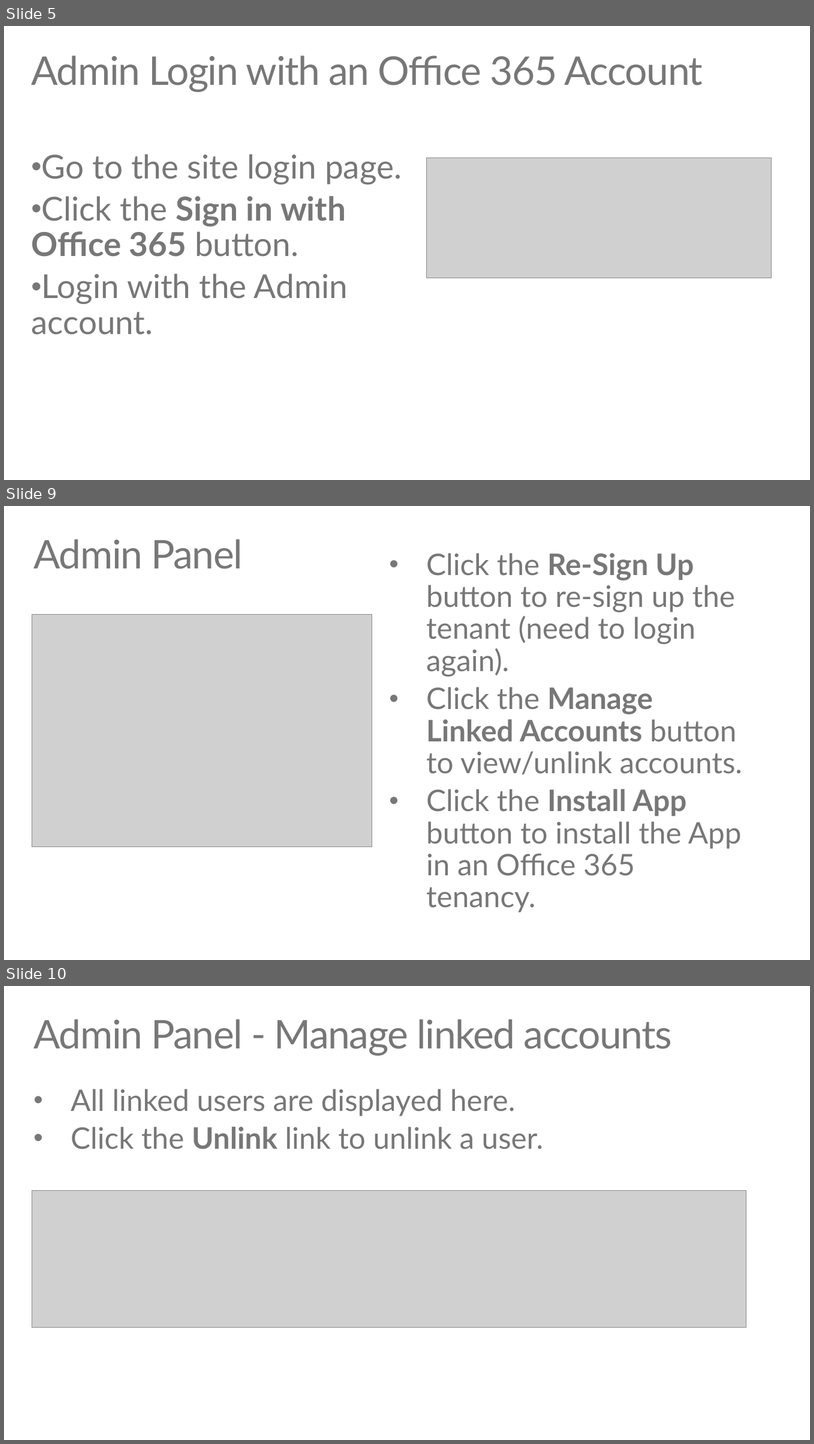
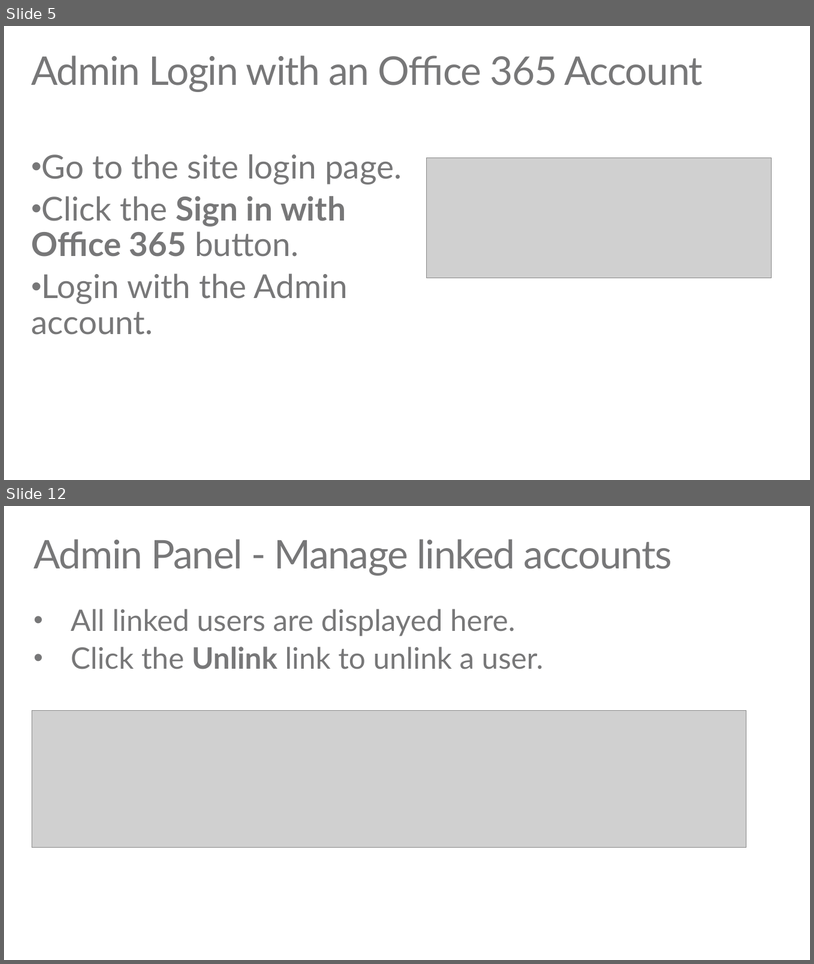
Before and after one commit to TJVering/EDUGraphAPI, a slide deck: EDU GRAPH-API Demo Script.pptx. Shown one above the other, each under a label of ours: slides 5, 9 and 10 before the commit, slides 5 and 12 after it; the slides between them are not shown. The pictures are 814x1444 and 814x964 pixels, drawn with LibreOffice and Linux fonts; fonts in the diff are those of the drawing; grey boxes stand for pictures. Boxes give left, top, right and bottom in pixels: in the first picture for what was removed or moved away, otherwise in the second. Text is boxed around its words. In the diff, an @@ line names an element or a change of style, - is before the commit and + after.

```diff
--- a/EDU GRAPH-API Demo Script.pptx
+++ b/EDU GRAPH-API Demo Script.pptx
@@ slide 9 removed at (4,506,810,960), background #FFFFFF @@
@@ title removed at (33,539,243,569) @@
-Admin Panel
@@ text removed at (426,553,743,912) @@
-• Click the Re-Sign Up button to re-sign up the tenant (need to login again).
-• Click the Manage Linked Accounts button to view/unlink accounts.
-• Click the Install App button to install the App in an Office 365 tenancy.
@@ picture removed at (32,614,373,846) @@
@@ what was slide 10 is now slide 12 @@
```
Also in this commit, not shown: 10 slides changed, 11 slides added, 2 other slides removed, 27 other files.
